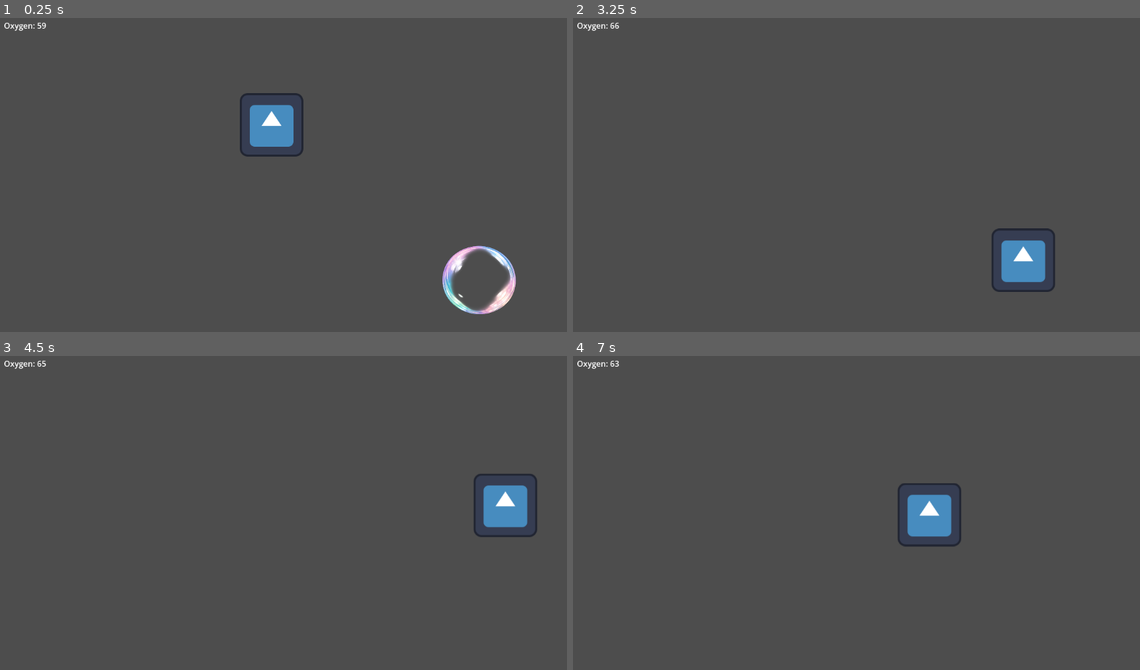
Above: before the commit, frames 1-4 (two rows, left to right).
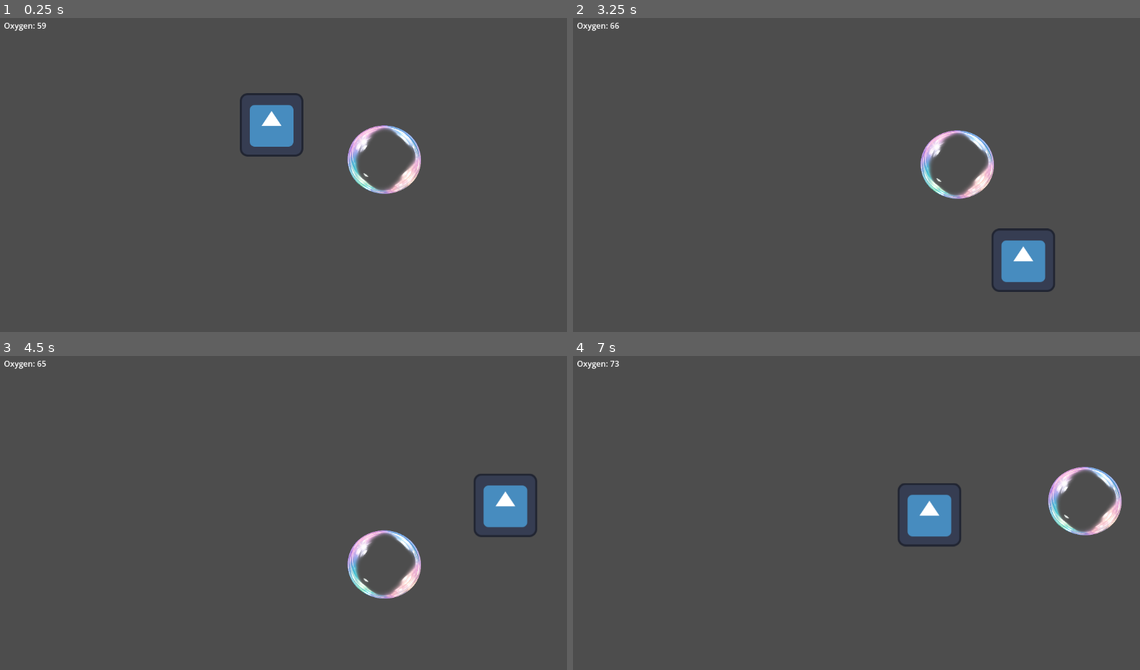
Above: after the commit, the same moments.

Repository: csarmientobaca/bubbles-tutorial
Game: Godot game, scene res://Scenes/level.tscn
Same seed, same stepped clock (60 frames per second), same inputs: the game is played once before the commit and once after it. The engine's default icon, where the game draws it, is replaced by a stand-in: a white triangle on a blue panel in a dark square.
Inputs:
- Up to frame 1 (0.25 s): no input
- Up to frame 2 (3.25 s): hold D (Right) 0.53-2.03 s; tap Space (Jump) at 0.77, 1.52, 3.02 s; hold A (Left) 2.03-2.78 s; hold D (Right) from 2.78 s (still down)
- Up to frame 3 (4.5 s): tap Space (Jump) at 3.77 s; release D (Right) at 4.28 s; hold A (Left) from 4.28 s (still down)
- Up to frame 4 (7 s): tap Space (Jump) at 4.52, 6.02, 6.77 s; release A (Left) at 5.03 s; hold D (Right) 5.03-5.78 s; hold A (Left) from 5.78 s (still down)

The runs differ from the first frame. In frame 1, 2.0% of the frame differs, in the area x 61-92%, y 34-95%; in frame 2, 1.0%; in frame 3, 1.0%; in frame 4, 1.0%.

Commit message:
added bubbles random spawn and physics,  added a delay of spawn bubbles

Diff:
--- a/Scenes/Bubble.tscn
+++ b/Scenes/Bubble.tscn
@@ -1,22 +1,17 @@
 [gd_scene format=3 uid="uid://b1tn10fd0oqaq"]
 
-[ext_resource type="Script" uid="uid://cybiwhe7xemvc" path="res://bubble.gd" id="1_xlgdi"]
+[ext_resource type="Script" uid="uid://cybiwhe7xemvc" path="res://Scripts/bubble.gd" id="1_xlgdi"]
 [ext_resource type="Texture2D" uid="uid://bol8abnfu16ot" path="res://Assets/bubble.png" id="2_fu81w"]
 
 [sub_resource type="CircleShape2D" id="CircleShape2D_76i8y"]
 radius = 70.064255
 
-[node name="Bubble" type="Node2D" unique_id=394733056]
-
-[node name="Bubble" type="Area2D" parent="." unique_id=1502957665]
-position = Vector2(520, 220)
+[node name="Bubble" type="Area2D" unique_id=1704246317]
 script = ExtResource("1_xlgdi")
 
-[node name="CollisionShape2D" type="CollisionShape2D" parent="Bubble" unique_id=1941110193]
-position = Vector2(-60, -71)
+[node name="CollisionShape2D" type="CollisionShape2D" parent="." unique_id=1520402104]
 shape = SubResource("CircleShape2D_76i8y")
 
-[node name="Sprite2D" type="Sprite2D" parent="Bubble" unique_id=447967910]
-position = Vector2(-59.124996, -70.874985)
+[node name="Sprite2D" type="Sprite2D" parent="." unique_id=1403322402]
 scale = Vector2(0.2092285, 0.19506836)
 texture = ExtResource("2_fu81w")
--- a/Scenes/level.tscn
+++ b/Scenes/level.tscn
@@ -1,8 +1,8 @@
 [gd_scene format=3 uid="uid://pycvx3o3vucr"]
 
+[ext_resource type="Script" uid="uid://dgi5wtxtqdct" path="res://Scripts/level.gd" id="1_81xng"]
 [ext_resource type="Script" uid="uid://cixy0ypfp41th" path="res://Scripts/player.gd" id="1_k5f4k"]
 [ext_resource type="Texture2D" uid="uid://yg2jexow6bay" path="res://Assets/icon.svg" id="2_6phgx"]
-[ext_resource type="PackedScene" uid="uid://b1tn10fd0oqaq" path="res://Scenes/Bubble.tscn" id="3_6phgx"]
 
 [sub_resource type="RectangleShape2D" id="RectangleShape2D_wtcfe"]
 size = Vector2(128, 128)
@@ -20,6 +20,7 @@
 size = Vector2(644, 60)
 
 [node name="Level" type="Node2D" unique_id=1128641664]
+script = ExtResource("1_81xng")
 
 [node name="Player" type="CharacterBody2D" parent="." unique_id=292705392]
 position = Vector2(557, 220)
@@ -50,9 +51,6 @@
 rotation = 1.5707964
 shape = SubResource("RectangleShape2D_f2txt")
 
-[node name="Bubble" parent="." unique_id=394733056 instance=ExtResource("3_6phgx")]
-position = Vector2(514, 395)
-
 [node name="CanvasLayer" type="CanvasLayer" parent="." unique_id=764255338]
 
 [node name="OxygenLabel" type="Label" parent="CanvasLayer" unique_id=913124434]
@@ -60,3 +58,14 @@
 offset_top = 18.0
 offset_right = 126.0
 offset_bottom = 46.0
+
+[node name="BubbleSpawnPoints" type="Node2D" parent="." unique_id=1733056066]
+
+[node name="Marker2D" type="Marker2D" parent="BubbleSpawnPoints" unique_id=1866388346]
+position = Vector2(1041, 308)
+
+[node name="Marker2D2" type="Marker2D" parent="BubbleSpawnPoints" unique_id=789200643]
+position = Vector2(784, 276)
+
+[node name="Marker2D3" type="Marker2D" parent="BubbleSpawnPoints" unique_id=1650077394]
+position = Vector2(239, 321)
--- a/bubble.gd
+++ b/Scripts/bubble.gd
@@ -1,15 +1,22 @@
 extends Area2D
 
-@export var amount: int = 10
+@export var oxygen_amount: int = 10
+@export var fall_speed: float = 100.0
+
+signal collected
 
 # Called when the node enters the scene tree for the first time.
 func _ready() -> void:
 	body_entered.connect(_on_body_entered)
 
+func _process(delta: float) -> void:
+	position.y += fall_speed * delta
+
 
 func _on_body_entered(body: Node2D) -> void:
 	if body.has_method("add_oxygen"):
-		body.add_oxygen(amount)
+		body.add_oxygen(oxygen_amount)
+		collected.emit()
 		queue_free()
 
 # Called every frame. 'delta' is the elapsed time since the previous frame.
--- /dev/null
+++ b/Scripts/level.gd
@@ -0,0 +1,31 @@
+extends Node2D
+
+
+@onready var spawn_points = $BubbleSpawnPoints
+
+var bubble_scene = preload("res://Scenes/Bubble.tscn")
+
+# Called when the node enters the scene tree for the first time.
+func _ready() -> void:
+	print("Spawning bubble")
+	spawn_bubble()
+
+func spawn_bubble() -> void:
+	var markers = spawn_points.get_children()
+	print(markers)
+	var random_marker = markers.pick_random()
+	var bubble = bubble_scene.instantiate()
+	add_child(bubble)
+
+	bubble.global_position = random_marker.global_position
+
+	bubble.collected.connect(_on_bubble_collected)
+
+
+# Called every frame. 'delta' is the elapsed time since the previous frame.
+func _process(delta: float) -> void:
+	pass
+
+func _on_bubble_collected() -> void:
+	await get_tree().create_timer(2.0).timeout
+	spawn_bubble()
Renamed: bubble.gd.uid -> Scripts/bubble.gd.uid
Not shown, added: Scripts/level.gd.uid
